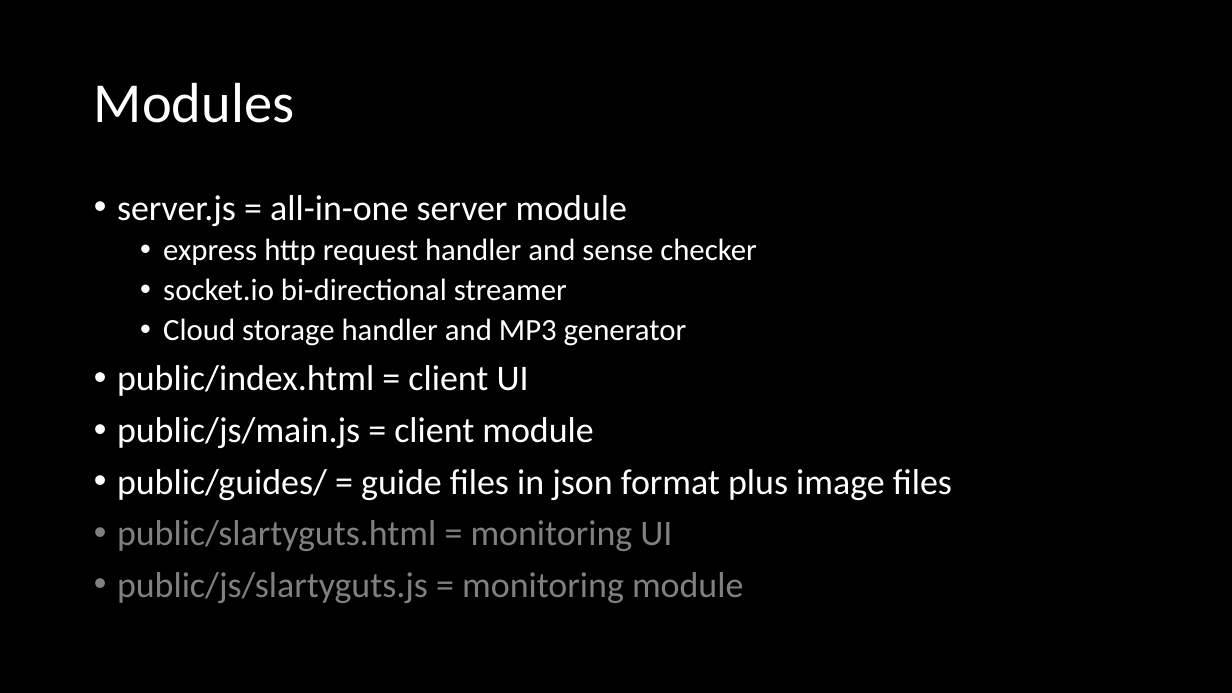
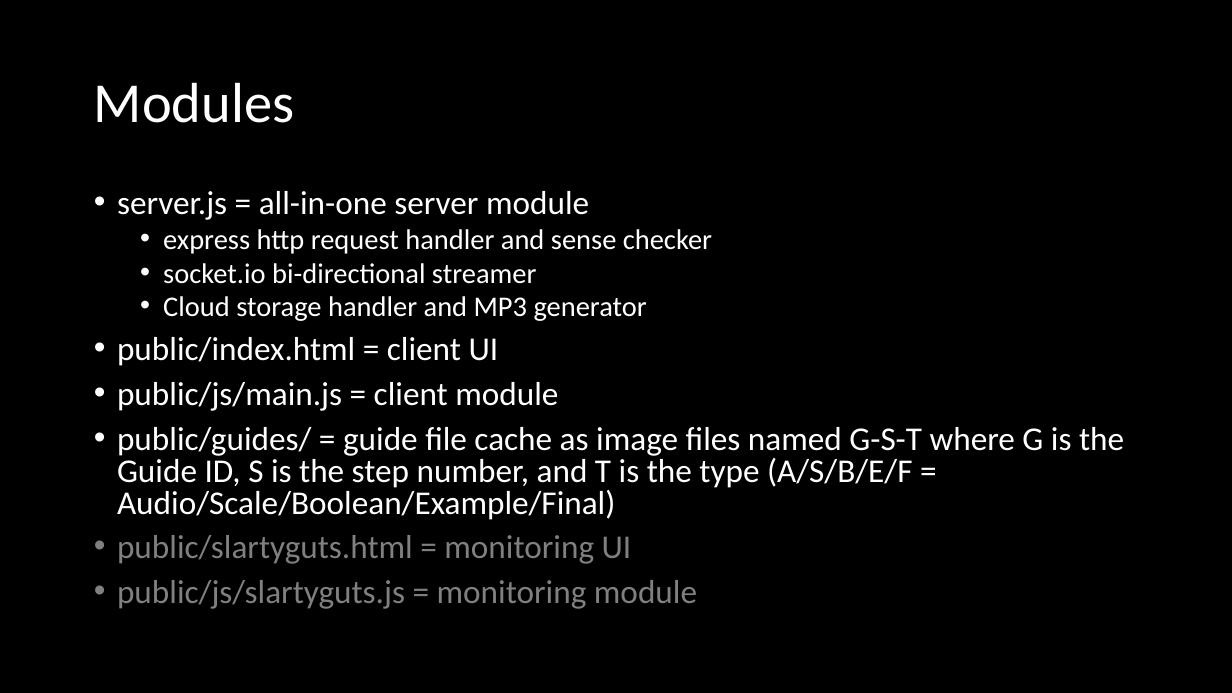
Before and after one commit to sweatysock/jock, a slide deck: slide 6 of design notes.pptx (slide 5 before the commit). Drawn at 1232x693 pixels with LibreOffice and Linux fonts; fonts in the diff are those of the drawing. Boxes give left, top, right and bottom in pixels: in the first picture for what was removed or moved away, otherwise in the second. Text is boxed around its words. In the diff, an @@ line names an element or a change of style, - is before the commit and + after.

```diff
--- a/design notes.pptx
+++ b/design notes.pptx
@@ text at (x1=117, y1=191, x2=712, y2=609): size 28 to 25.9 pt in "server.js = all-in-one server module", "public/index.html = client UI", "public/js/main.js = client module", "public/slartyguts.html = monitoring UI" and 1 more places; size 24 to 22.2 pt in "express http request handler and sense checker", "socket.io bi-directional streamer", "Cloud storage handler and MP3 generator"; line spacing 0.9 to 0.8 @@
@@ text at (x1=117, y1=427, x2=1124, y2=520): text changed; size 28 to 25.9 pt @@
-• public/guides/ = guide files in json format plus image files
+• public/guides/ = guide file cache as image files named G-S-T where G is the Guide ID, S is the step number, and T is the type (A/S/B/E/F = Audio/Scale/Boolean/Example/Final)
```
Also in this commit, not shown: 6 other slides changed, 10 slides added, 21 other files.
